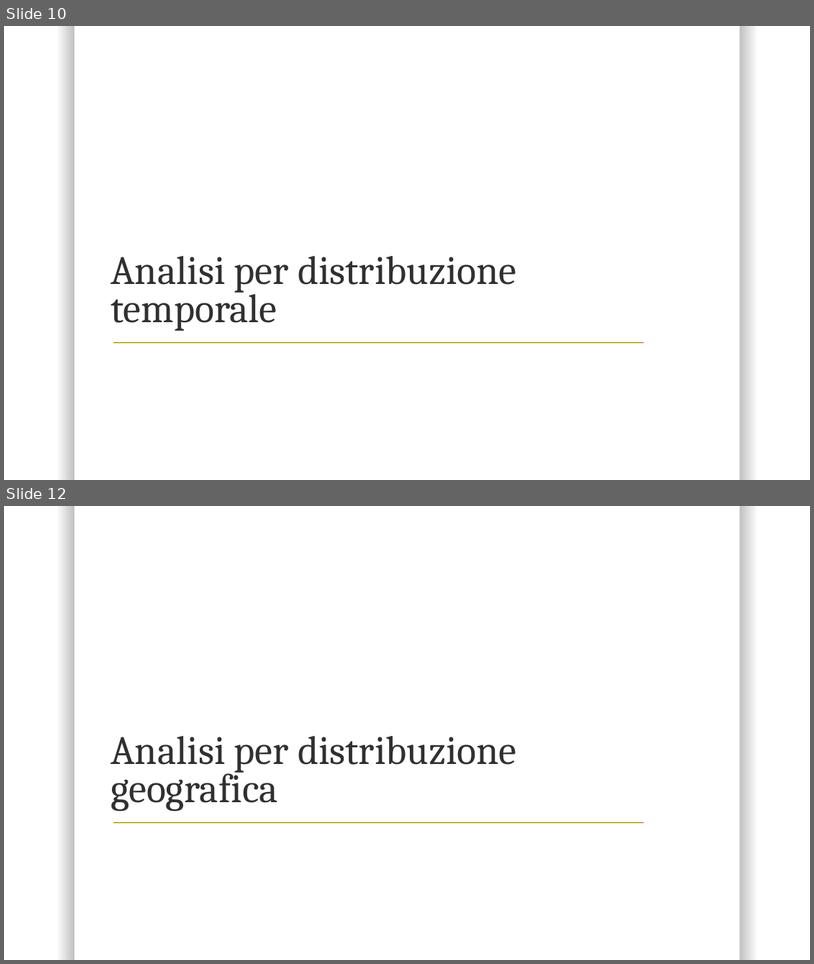
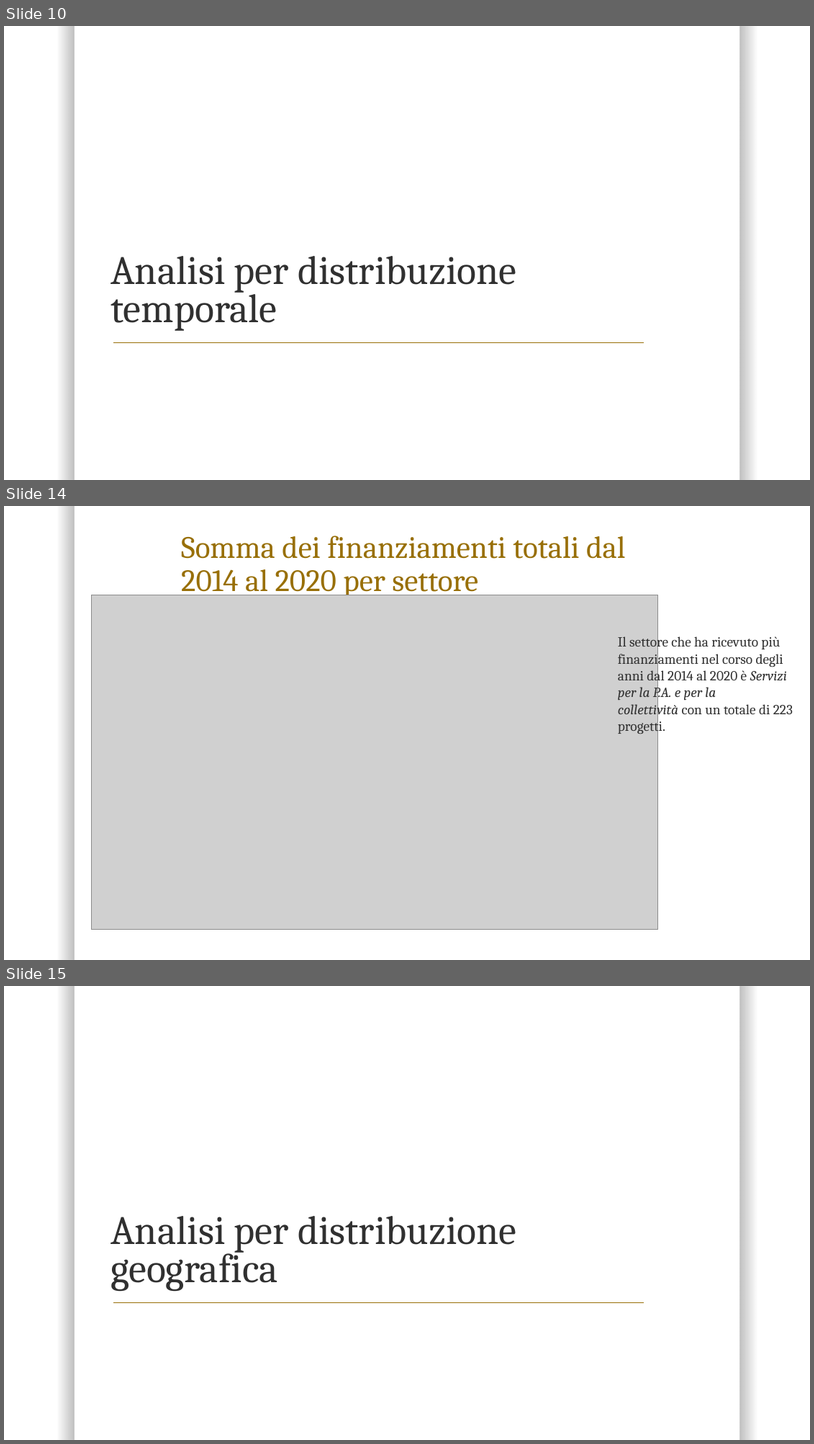
Before and after one commit to AdolfoCA/OI-Project, a slide deck: REPORT.pptx. Shown one above the other, each under a label of ours: slides 10 and 12 before the commit, slides 10, 14 and 15 after it; the slides between them are not shown. The pictures are 814x964 and 814x1444 pixels, drawn with LibreOffice and Linux fonts; fonts in the diff are those of the drawing; grey boxes stand for pictures; background and template pictures are left out. Boxes give left, top, right and bottom in pixels: in the first picture for what was removed or moved away, otherwise in the second. Text is boxed around its words. In the diff, an @@ line names an element or a change of style, - is before the commit and + after.

```diff
--- a/REPORT.pptx
+++ b/REPORT.pptx
@@ slide 14 added at <box>4,506,810,960</box>, background #FFFFFF; not listed: 1 template element that a slide beside it also shows @@
@@ title added at <box>181,536,625,598</box>, 37 pt, text #986F07 @@
+Somma dei finanziamenti totali dal 2014 al 2020 per settore
@@ picture added at <box>91,595,658,929</box> @@
@@ text added at <box>618,634,793,734</box>, 16.6 pt, text #303030 @@
+Il settore che ha ricevuto più finanziamenti nel corso degli anni dal 2014 al 2020 è Servizi per la P.A. e per la collettività con un totale di 223 progetti.
@@ what was slide 12 is now slide 15 @@
```
Also in this commit, not shown: 1 slide changed, 2 other slides added, 2 other files.
